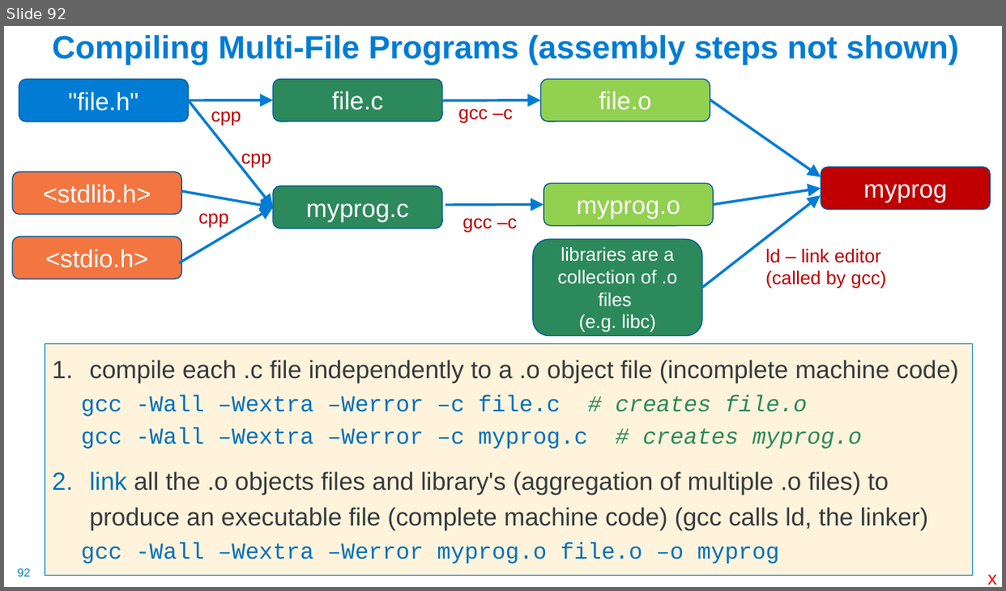
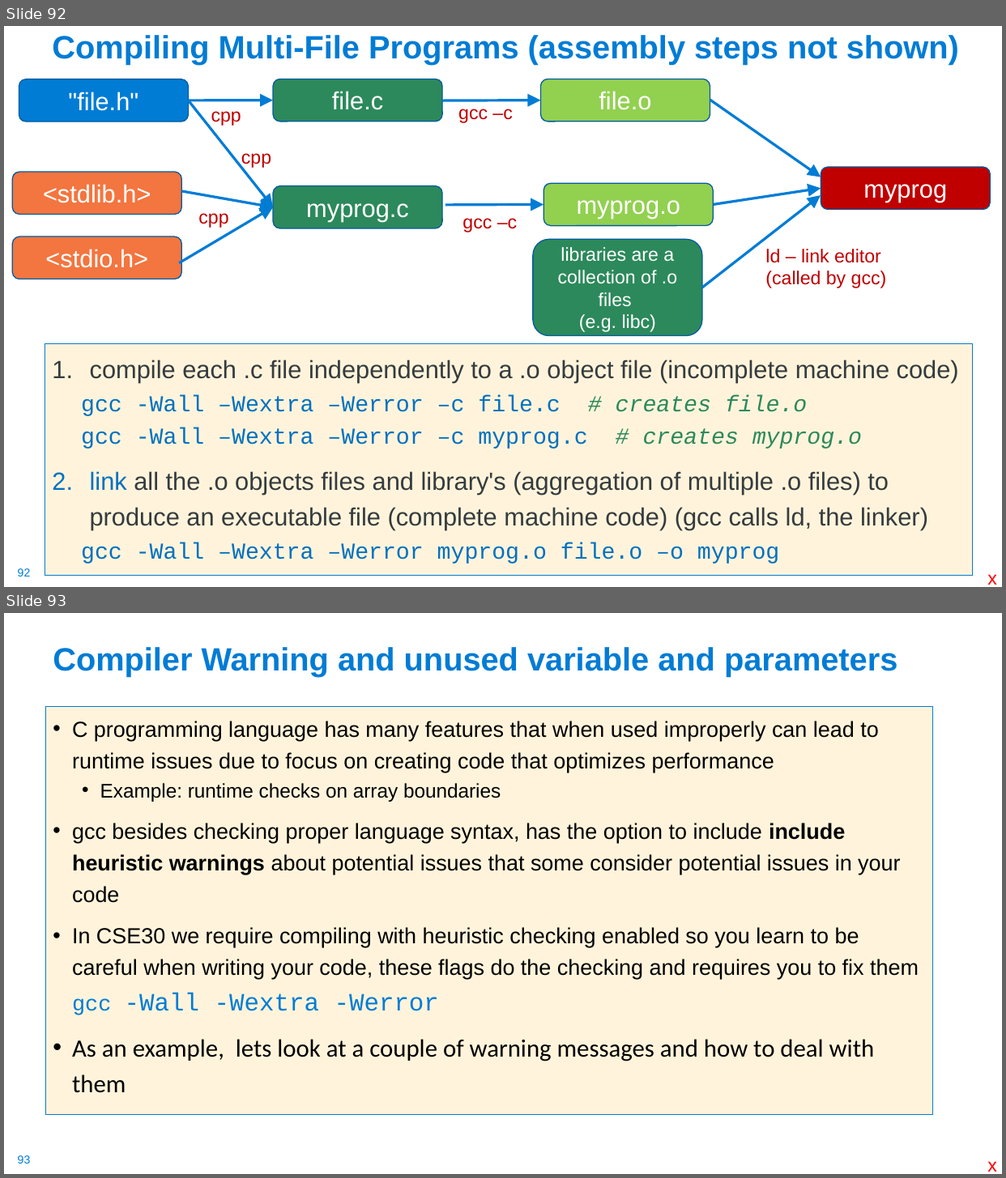
Before and after one commit to cse30-sp24/Muller-Slides, a slide deck: 01-C-Part1.pptx. Shown one above the other, each under a label of ours: slide 92 before the commit, slides 92 and 93 after it. The pictures are 1006x591 and 1006x1178 pixels, drawn with LibreOffice and Linux fonts; fonts in the diff are those of the drawing. Boxes give left, top, right and bottom in pixels: in the first picture for what was removed or moved away, otherwise in the second. Text is boxed around its words. In the diff, an @@ line names an element or a change of style, - is before the commit and + after.

```diff
--- a/01-C-Part1.pptx
+++ b/01-C-Part1.pptx
@@ slide 93 added at bbox=[4, 613, 1002, 1174], background #FFFFFF; not listed: 1 template element that a slide beside it also shows @@
@@ title added at bbox=[53, 647, 897, 676], 31 pt, text #007CD5, bold @@
+Compiler Warning and unused variable and parameters
@@ text added at bbox=[45, 707, 933, 1115], fill #FFF4DB, outline #007CD5 0.75 pt, 21 pt, text #000000 @@
+• C programming language has many features that when used improperly can lead to runtime issues due to focus on creating code that optimizes performance
+  • Example: runtime checks on array boundaries
+• gcc besides checking proper language syntax, has the option to include include heuristic warnings about potential issues that some consider potential issues in your code
+• In CSE30 we require compiling with heuristic checking enabled so you learn to be careful when writing your code, these flags do the checking and requires you to fix them gcc -Wall -Wextra -Werror
+• As an example, lets look at a couple of warning messages and how to deal with them
@@ text added at bbox=[987, 1161, 997, 1172], 18 pt, text #FF0000 @@
+x
```
Also in this commit, not shown: 3 slides changed, 9 other slides added, 3 other files.
